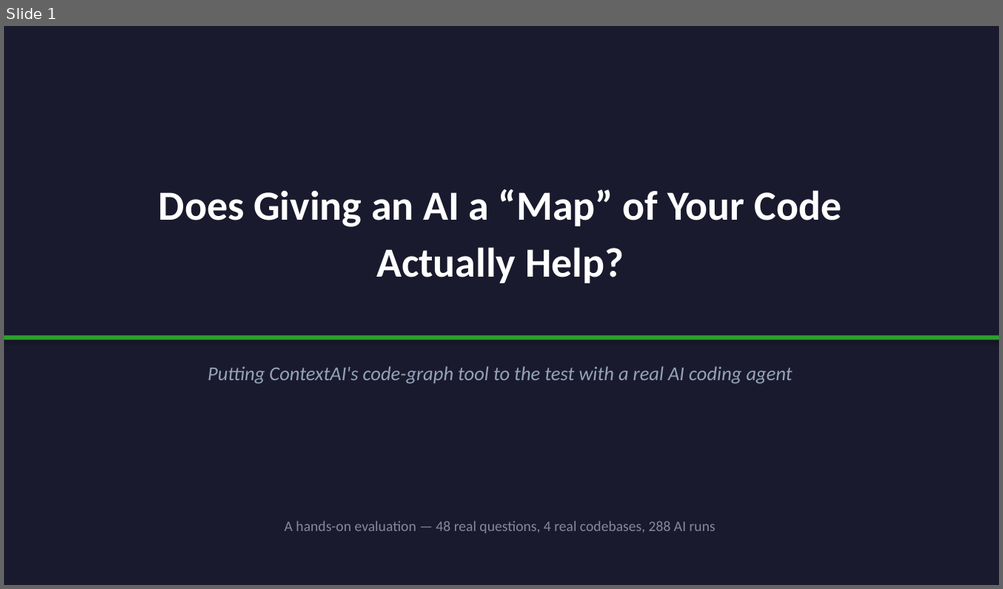
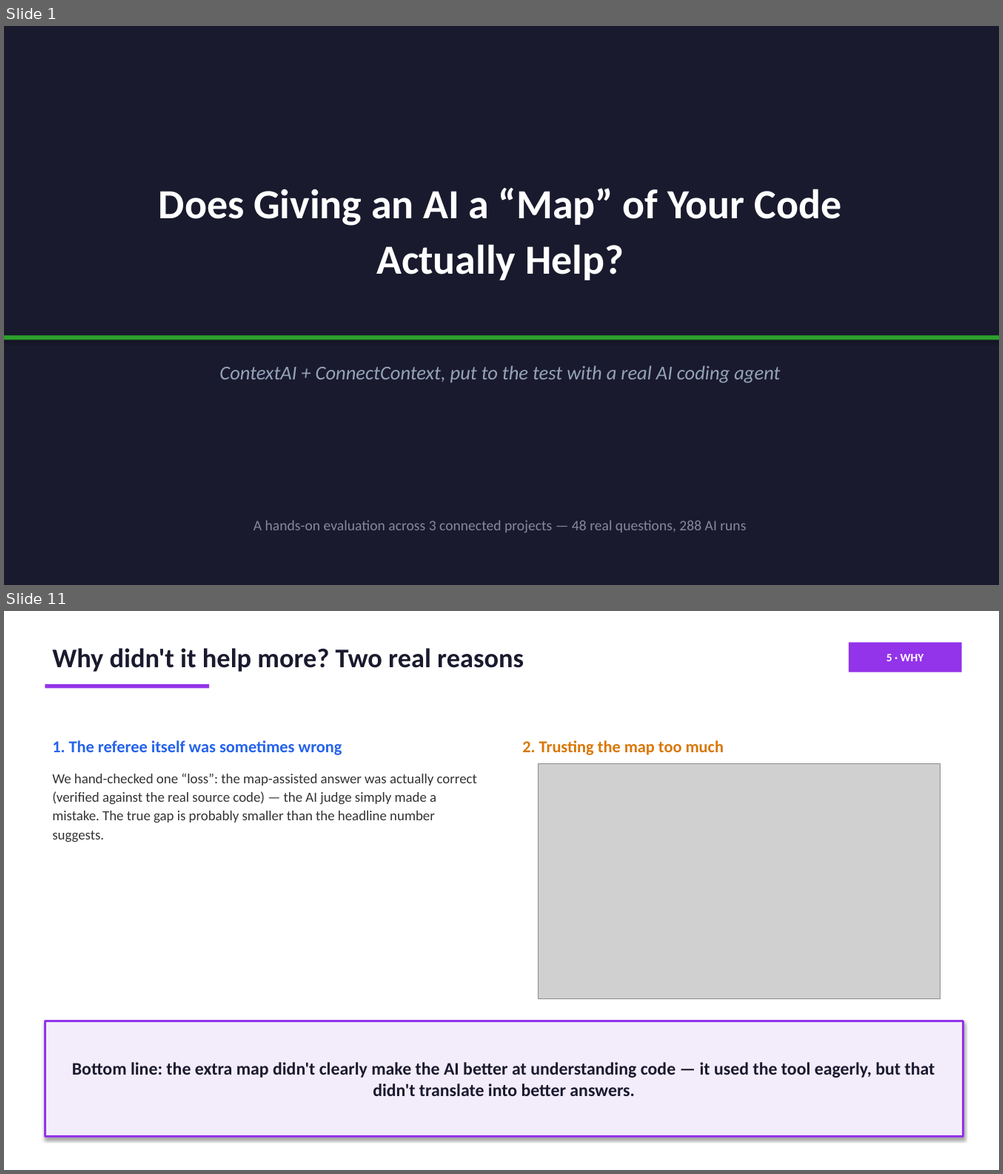
Before and after one commit to shobhit0521/Test_context, a slide deck: presentation/ContextAI_Evaluation.pptx. Shown one above the other, each under a label of ours: slide 1 before the commit, slides 1 and 11 after it; the slides between them are not shown. The pictures are 1003x589 and 1003x1174 pixels, drawn with LibreOffice and Linux fonts; fonts in the diff are those of the drawing; grey boxes stand for pictures. Boxes give left, top, right and bottom in pixels: in the first picture for what was removed or moved away, otherwise in the second. Text is boxed around its words. In the diff, an @@ line names an element or a change of style, - is before the commit and + after.

```diff
--- a/presentation/ContextAI_Evaluation.pptx
+++ b/presentation/ContextAI_Evaluation.pptx
@@ slide 11 added at (4,611,999,1170), background #FFFFFF @@
@@ text added at (52,648,523,672), 26 pt, text #1A1A2E, bold @@
+Why didn't it help more? Two real reasons
@@ rectangle added at (848,642,962,672), fill #9333EA, 11 pt, text #FFFFFF, bold @@
+5 · WHY
@@ rectangle added at (45,684,209,689), fill #9333EA @@
@@ text added at (52,741,342,755), 16 pt, text #2563EB, bold @@
+1. The referee itself was sometimes wrong
@@ text added at (522,741,723,755), 16 pt, text #D97706, bold @@
+2. Trusting the map too much
@@ picture added at (538,764,939,999) @@
@@ text added at (52,773,477,843), 13.5 pt, text #333333 @@
+We hand-checked one “loss”: the map-assisted answer was actually correct (verified against the real source code) — the AI judge simply made a mistake. The true gap is probably smaller than the headline number suggests.
@@ rectangle added at (45,1022,963,1137), fill #F3ECFB, outline #9333EA 2.25 pt, 17 pt, text #1A1A2E, bold @@
+Bottom line: the extra map didn't clearly make the AI better at understanding code — it used the tool eagerly, but that didn't translate into better answers.
@@ slide 1 changed as well @@
@@ text "Does Giving an AI a ..." at (159,188,841,281): line spacing 1.15 to 1.12 @@
@@ text at (219,366,780,383): text changed @@
-Putting ContextAI's code-graph tool to the test with a real AI coding agent
+ContextAI + ConnectContext, put to the test with a real AI coding agent
@@ text at (253,520,745,533): text changed @@
-A hands-on evaluation — 48 real questions, 4 real codebases, 288 AI runs
+A hands-on evaluation across 3 connected projects — 48 real questions, 288 AI runs
```
Also in this commit, not shown: 5 other slides changed, 6 other slides added, 20 slides removed, 7 other files.
